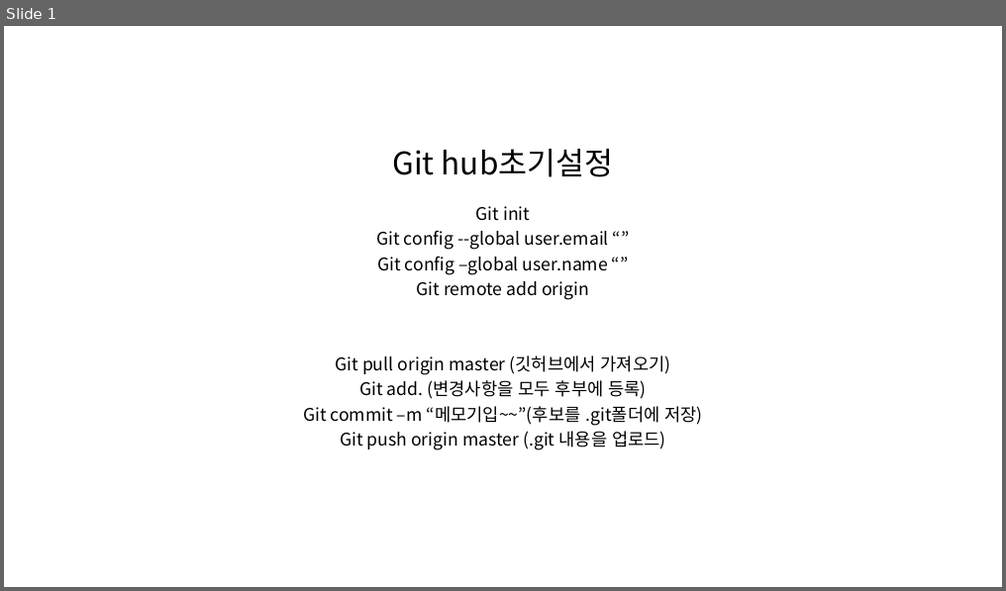
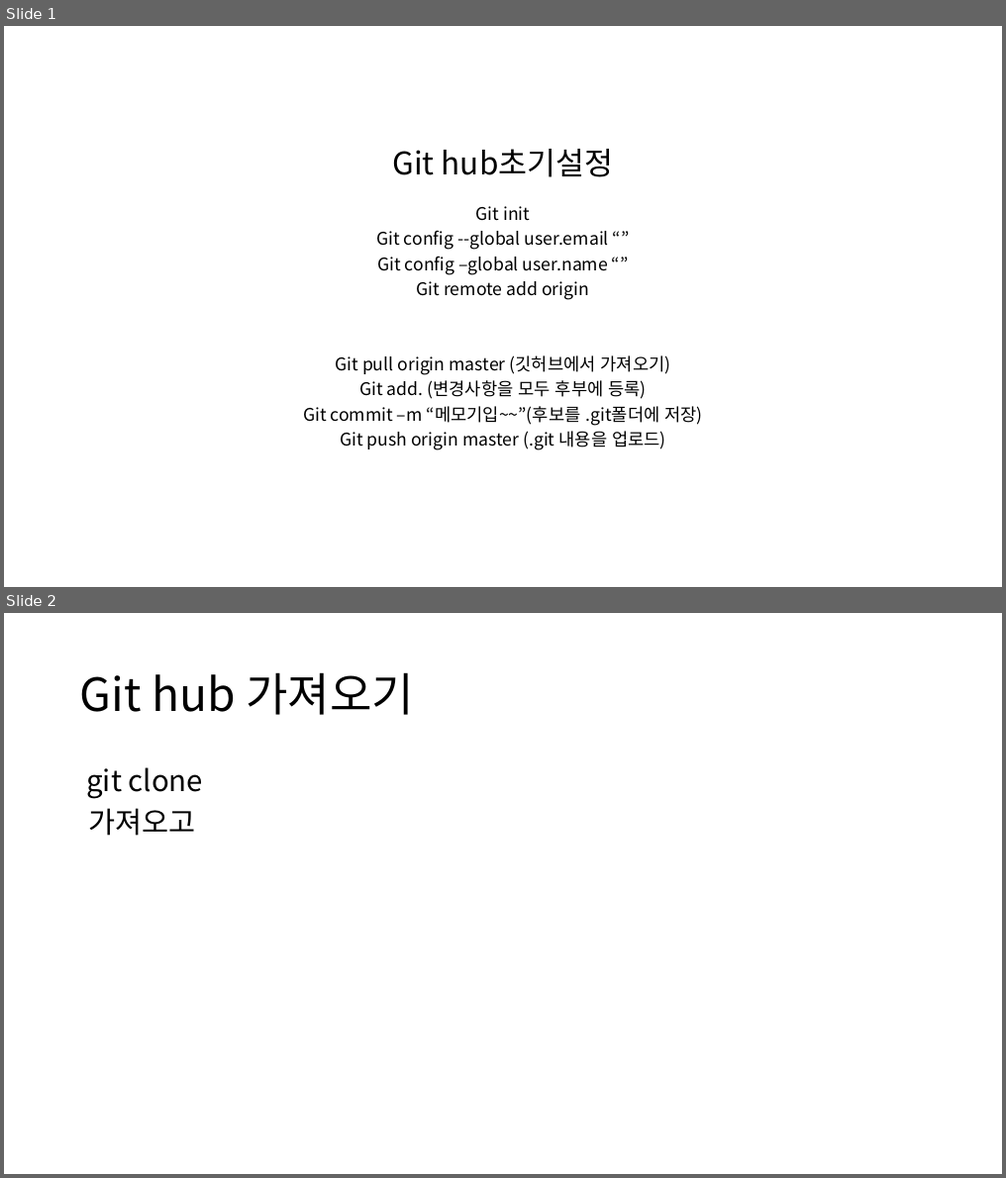
Before and after one commit to leeuihyoun/javasc, a slide deck: 자바스크립트.pptx. Shown one above the other, each under a label of ours: slide 1 before the commit, slides 1 and 2 after it. The pictures are 1006x591 and 1006x1178 pixels, drawn with LibreOffice and Linux fonts; fonts in the diff are those of the drawing. Boxes give left, top, right and bottom in pixels: in the first picture for what was removed or moved away, otherwise in the second. Text is boxed around its words. In the diff, an @@ line names an element or a change of style, - is before the commit and + after.

```diff
--- a/자바스크립트.pptx
+++ b/자바스크립트.pptx
@@ slide 2 added at <box>4,613,1002,1174</box>, background #FFFFFF @@
@@ title added at <box>80,672,414,715</box>, 44 pt, text #000000 @@
+Git hub 가져오기
@@ text added at <box>86,767,203,836</box>, 28 pt, text #000000 @@
+git clone
+가져오고
```
Also in this commit, not shown: 4 other files.
